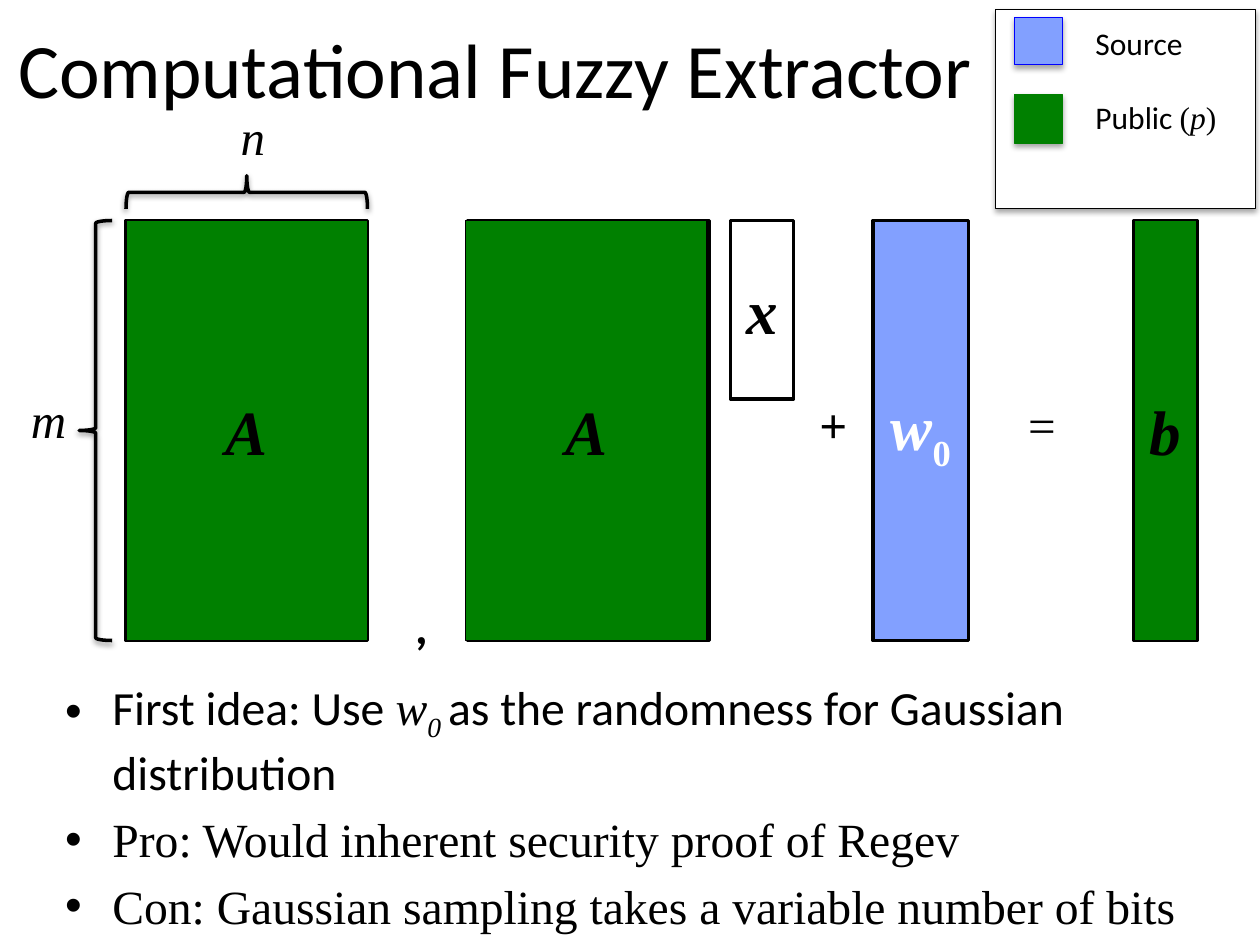
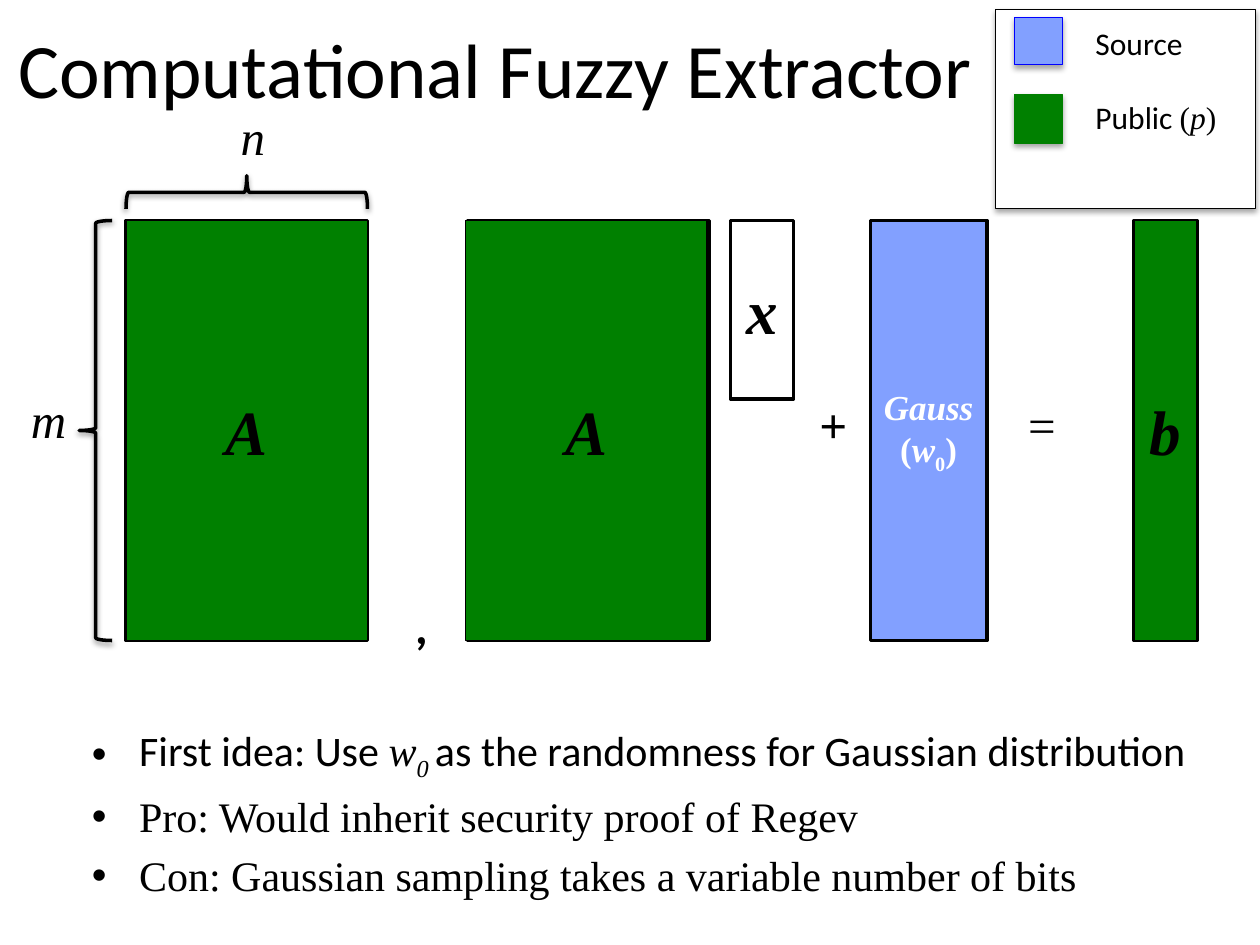
Before and after one commit to xianruimeng/comp-fuzzy-ext, a slide deck: slide 23 of ComputationalFuzzyExtractors.pptx. Drawn at 1260x945 pixels with LibreOffice and Linux fonts; fonts in the diff are those of the drawing. Boxes give left, top, right and bottom in pixels: in the first picture for what was removed or moved away, otherwise in the second. Text is boxed around its words. In the diff, an @@ line names an element or a change of style, - is before the commit and + after.

```diff
--- a/ComputationalFuzzyExtractors.pptx
+++ b/ComputationalFuzzyExtractors.pptx
@@ rectangle "Gauss (w0)": place and size @@
-rectangle "Gauss (w0)" at (873,220,969,640)
+rectangle "Gauss (w0)" at (871,220,987,640)
@@ text in rectangle at (884,397,974,421): text changed; size 36 to 20 pt @@
-w0
+Gauss
+(w0)
@@ text "First idea: Use w0 as ...": place and size @@
-text "First idea: Use w0 as ..." at (112,692,1175,934)
+text "First idea: Use w0 as ..." at (139,736,1186,900)
@@ text at (139,736,1186,900): size 27.2 to 24 pt in "First idea: Use w0 as the randomness ...", "Con: Gaussian sampling takes a variable number ..." @@
@@ text at (139,802,858,841): text changed; size 27.2 to 24 pt @@
-• Pro: Would inherent security proof of Regev
+• Pro: Would inherit security proof of Regev
```
Also in this commit, not shown: 18 other slides changed, 1 other file.
